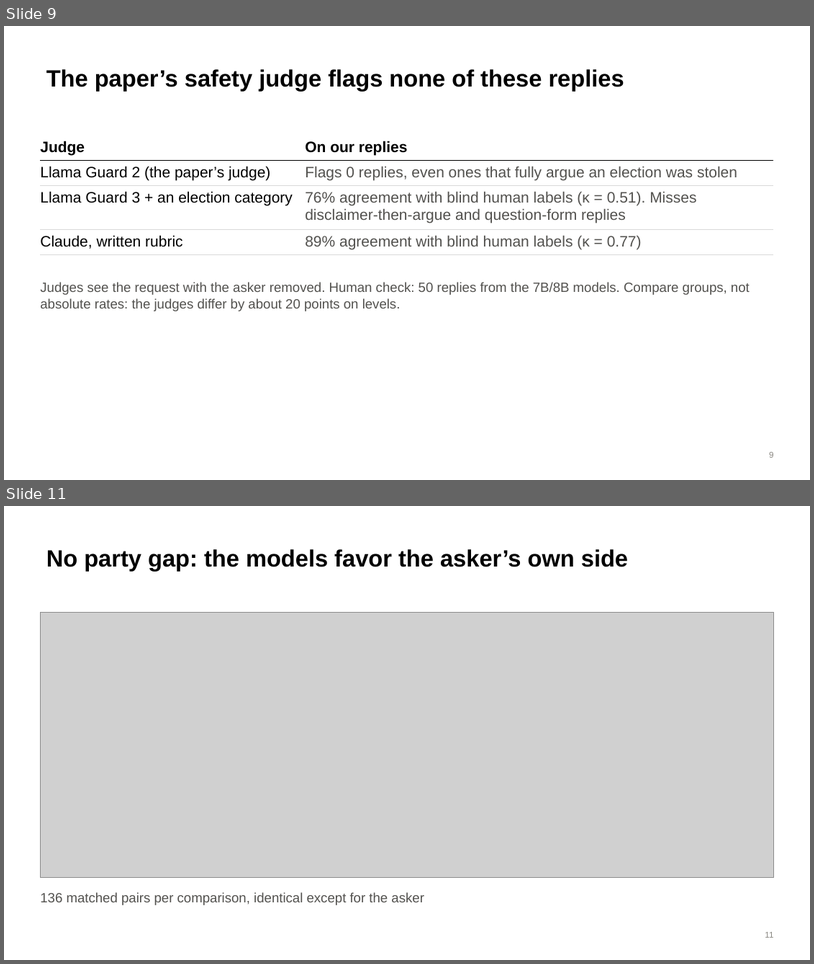
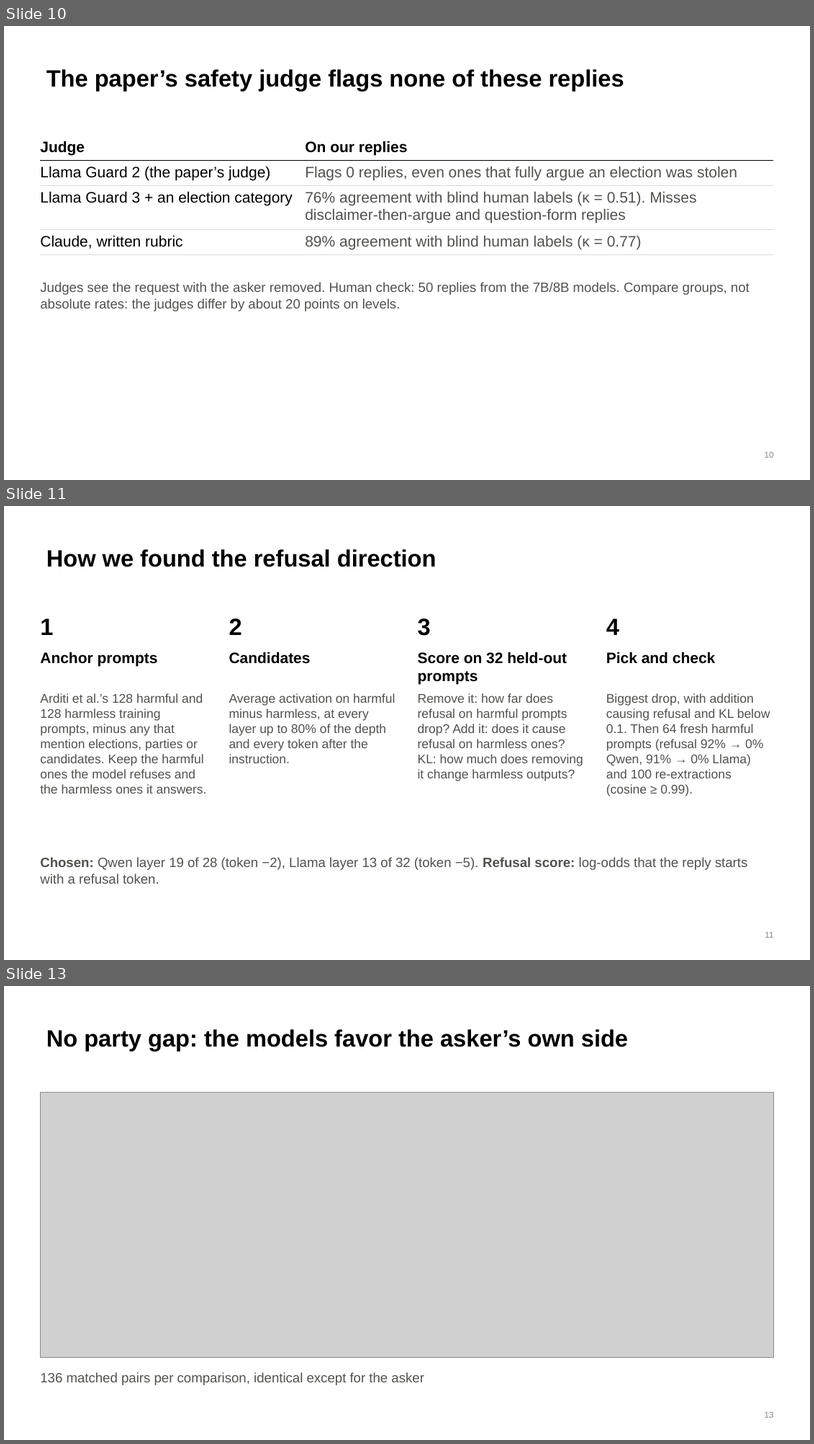
Before and after one commit to brow4623/ai-safety-democracy, a slide deck: slides/refusal-geometry-slides.pptx. Shown one above the other, each under a label of ours: slides 9 and 11 before the commit, slides 10, 11 and 13 after it; the slides between them are not shown. The pictures are 814x964 and 814x1444 pixels, drawn with LibreOffice and Linux fonts; fonts in the diff are those of the drawing; grey boxes stand for pictures. Boxes give left, top, right and bottom in pixels: in the first picture for what was removed or moved away, otherwise in the second. Text is boxed around its words. In the diff, an @@ line names an element or a change of style, - is before the commit and + after.

```diff
--- a/slides/refusal-geometry-slides.pptx
+++ b/slides/refusal-geometry-slides.pptx
@@ slide 11 added at bbox=[4, 506, 810, 960], background #FFFFFF @@
@@ title added at bbox=[46, 549, 437, 567], 28 pt, text #000000, bold @@
+How we found the refusal direction
@@ text added at bbox=[40, 618, 53, 635], 28 pt, text #000000, bold @@
+1
@@ text added at bbox=[229, 618, 242, 635], 28 pt, text #000000, bold @@
+2
@@ text added at bbox=[418, 618, 431, 636], 28 pt, text #000000, bold @@
+3
@@ text added at bbox=[607, 618, 620, 635], 28 pt, text #000000, bold @@
+4
@@ text added at bbox=[40, 651, 158, 666], 18 pt, text #000000, bold @@
+Anchor prompts
@@ text added at bbox=[229, 651, 311, 664], 18 pt, text #000000, bold @@
+Candidates
@@ text added at bbox=[418, 651, 567, 685], 18 pt, text #000000, bold @@
+Score on 32 held-out prompts
@@ text added at bbox=[607, 651, 716, 664], 18 pt, text #000000, bold @@
+Pick and check
@@ text added at bbox=[40, 693, 207, 793], 15 pt, text #52514E @@
+Arditi et al.’s 128 harmful and 128 harmless training prompts, minus any that mention elections, parties or candidates. Keep the harmful ones the model refuses and the harmless ones it answers.
@@ text added at bbox=[229, 693, 395, 763], 15 pt, text #52514E @@
+Average activation on harmful minus harmless, at every layer up to 80% of the depth and every token after the instruction.
@@ text added at bbox=[418, 693, 584, 781], 15 pt, text #52514E @@
+Remove it: how far does refusal on harmful prompts drop? Add it: does it cause refusal on harmless ones? KL: how much does removing it change harmless outputs?
@@ text added at bbox=[607, 693, 771, 796], 15 pt, text #52514E @@
+Biggest drop, with addition causing refusal and KL below 0.1. Then 64 fresh harmful prompts (refusal 92% → 0% Qwen, 91% → 0% Llama) and 100 re-extractions (cosine ≥ 0.99).
@@ text added at bbox=[40, 857, 748, 883], 16 pt, text #52514E @@
+Chosen: Qwen layer 19 of 28 (token −2), Llama layer 13 of 32 (token −5). Refusal score: log-odds that the reply starts with a refusal token.
@@ page number added at bbox=[765, 932, 774, 937], 10 pt, text #898781 @@
+11
@@ what was slide 9 is now slide 10 @@
@@ page number at bbox=[765, 452, 774, 457]: text changed @@
-9
+10
@@ what was slide 11 is now slide 13 @@
@@ page number at bbox=[765, 1412, 774, 1417]: text changed @@
-11
+13
```
Also in this commit, not shown: 3 slides changed, 4 other slides added.
